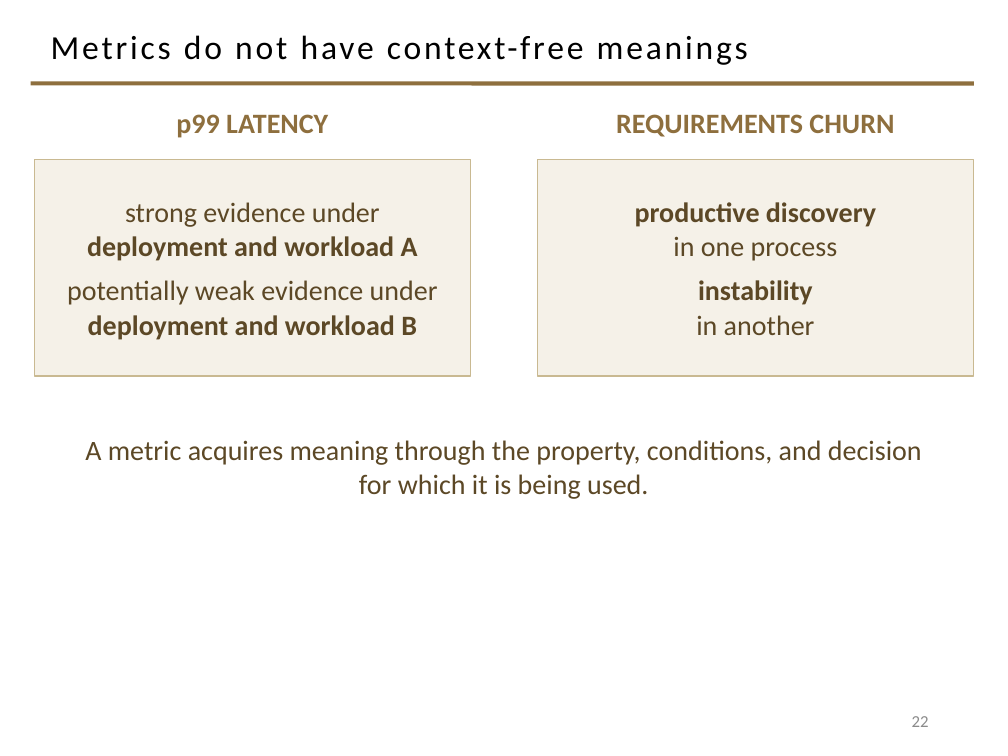
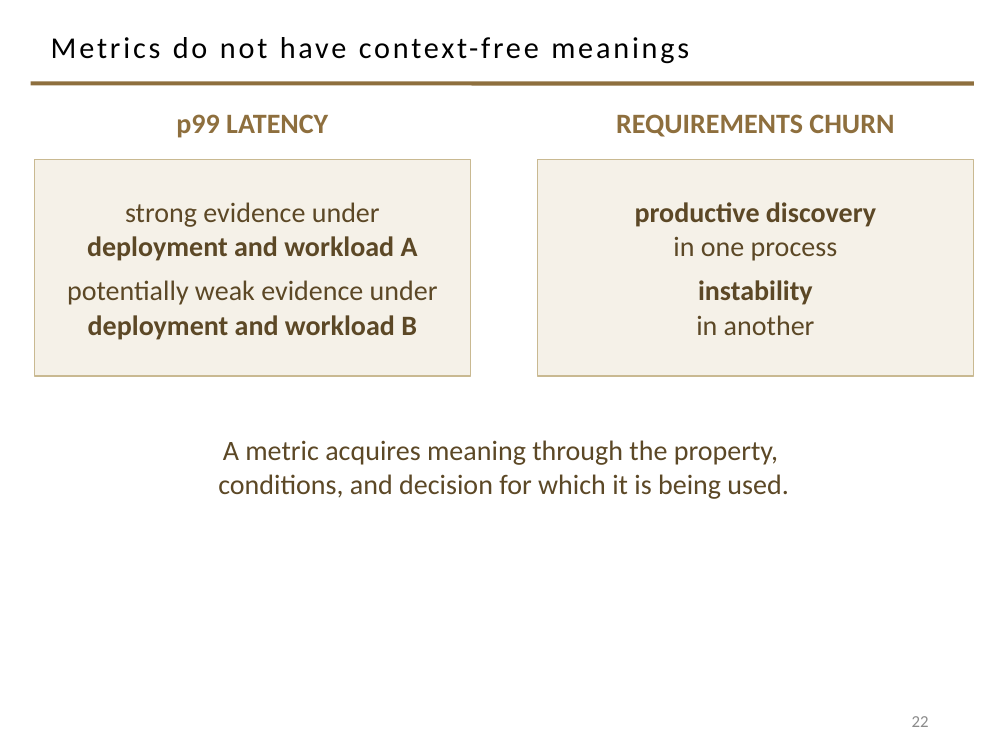
Before and after one commit to davisjam/model-based-agentic-software-engineering, a slide deck: slide 22 of course/lectures/act-1-foundations/09-engineering-decision-making-and-metrics/1-9-Engineering-Decision-Making-and-Metrics.pptx. Drawn at 1008x756 pixels with LibreOffice and Linux fonts; fonts in the diff are those of the drawing; background and template pictures are left out. Boxes give left, top, right and bottom in pixels: in the first picture for what was removed or moved away, otherwise in the second. Text is boxed around its words. In the diff, an @@ line names an element or a change of style, - is before the commit and + after.

```diff
--- a/course/lectures/act-1-foundations/09-engineering-decision-making-and-metrics/1-9-Engineering-Decision-Making-and-Metrics.pptx
+++ b/course/lectures/act-1-foundations/09-engineering-decision-making-and-metrics/1-9-Engineering-Decision-Making-and-Metrics.pptx
@@ title "Metrics do not have context-free ..." at (x1=51, y1=37, x2=689, y2=64): size 24 to 21.6 pt @@
@@ text at (x1=218, y1=440, x2=788, y2=499): text changed @@
-A metric acquires meaning through the property, conditions, and decision
-for which it is being used.
+A metric acquires meaning through the property,
+conditions, and decision for which it is being used.
```
Also in this commit, not shown: 23 other slides changed.
